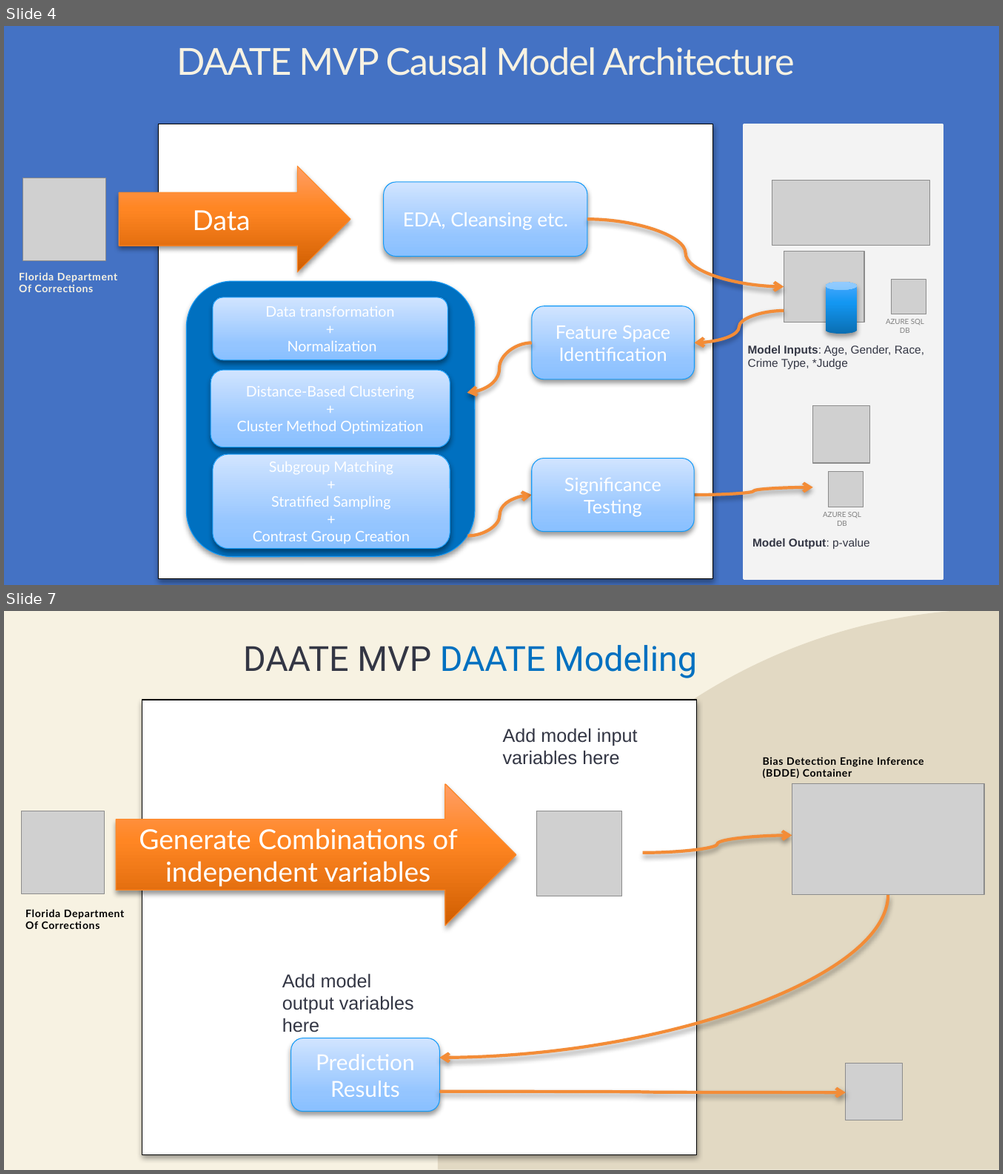
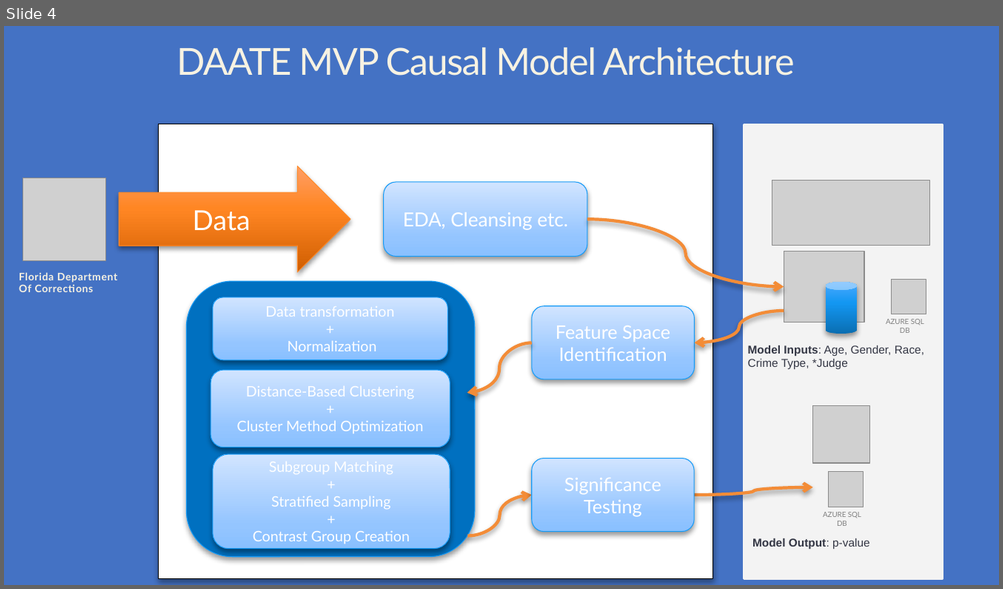
Before and after one commit to mspuckit/DAATE, a slide deck: assets/resources/graph for web_page.pptx. Shown one above the other, each under a label of ours: slides 4 and 7 before the commit, slide 4 after it; the slides between them are not shown. The pictures are 1003x1174 and 1003x589 pixels, drawn with LibreOffice and Linux fonts; fonts in the diff are those of the drawing; grey boxes stand for pictures. Boxes give left, top, right and bottom in pixels: in the first picture for what was removed or moved away, otherwise in the second. Text is boxed around its words. In the diff, an @@ line names an element or a change of style, - is before the commit and + after.

```diff
--- a/assets/resources/graph for web_page.pptx
+++ b/assets/resources/graph for web_page.pptx
@@ slide 7 removed at box(4, 611, 999, 1170), background #F7F2E2 @@
@@ pie slice (boxed as its full ellipse) removed at box(438, 611, 999, 1170) @@
@@ title removed at box(243, 645, 697, 678) @@
-DAATE MVP DAATE Modeling
@@ rectangle removed at box(142, 700, 696, 1155) @@
@@ text removed at box(503, 728, 637, 765) @@
-Add model input variables here
@@ text removed at box(762, 757, 924, 778) @@
-Bias Detection Engine Inference (BDDE) Container
@@ right arrow removed at box(116, 784, 516, 925) @@
-Generate Combinations of independent variables
@@ picture removed at box(792, 784, 984, 894) @@
@@ picture removed at box(22, 812, 105, 894) @@
@@ picture removed at box(537, 812, 622, 897) @@
@@ curved arrow removed from (643, 853) to (792, 835) @@
@@ curved arrow removed from (888, 894) to (440, 1058) @@
@@ text removed at box(25, 909, 124, 929) @@
-Florida Department Of Corrections
@@ text removed at box(282, 974, 414, 1033) @@
-Add model output variables here
@@ rounded rectangle removed at box(291, 1039, 440, 1112) @@
-Prediction Results
@@ picture removed at box(845, 1063, 903, 1121) @@
@@ curved arrow removed from (440, 1092) to (845, 1093) @@
```
Also in this commit, not shown: 3 other slides removed.
